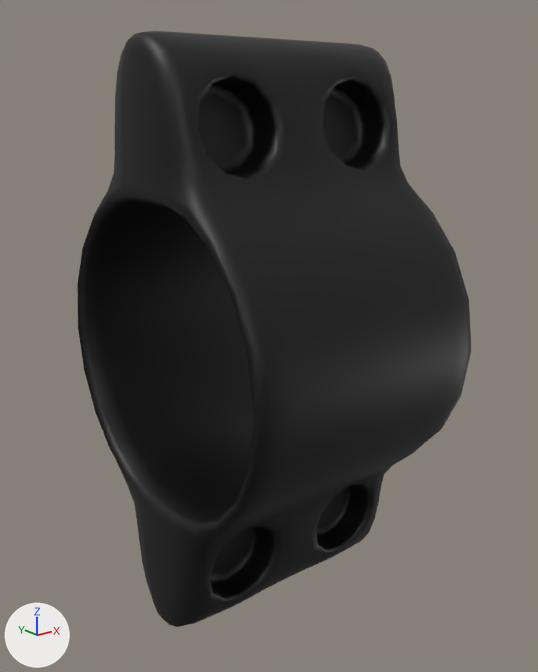
The Blender file week_3/day_2/MirrorClamp.blend, before and after one commit.
Camera for both pictures: a 50 mm lens placed at (-2.61, -3.31, 1.32), pointed at (0.02, -0.02, 0.01). Every picture has the same lights, and +X, +Y and +Z are marked at lower left.

Script lines for the objects in view, before the commit:
```python
me_cylinder = bpy.data.meshes.new('Cylinder')
me_cylinder.from_pydata(...)  # 1808 vertices, 1808 faces; spans x -0.78..0.78, y -0.94..0.94, z -1.65..1.65
me_cylinder.polygons.foreach_set('use_smooth', [True] * 1808)
me_cylinder.materials.append(mat_material_001)  # black #000000
ob_cylinder = bpy.data.objects.new('Cylinder', me_cylinder)
ob_cylinder.location = (0.0, 0.0, 0.0)
```
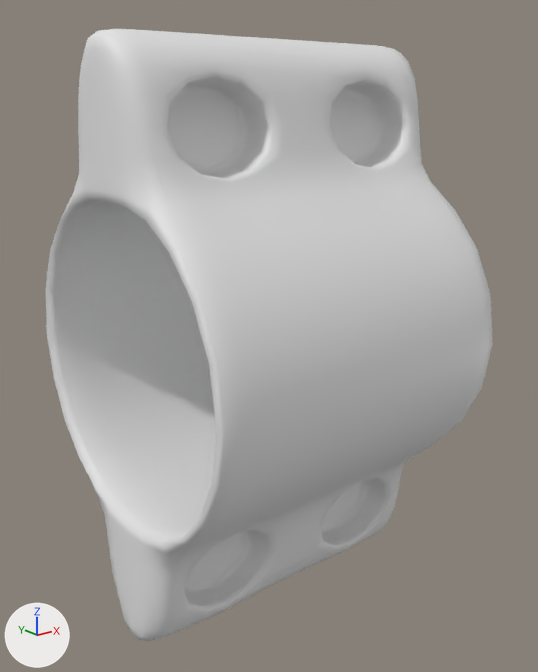
Where the change shows, as pixel boxes (x1, y1, x2, y2) in the pictures (538 x 672 px):
'Cylinder', recoloured, rescaled (black to grey, 14% wider): before (77, 31, 471, 627); after (45, 29, 493, 642)

What changed in the scene script:
```text
Change me_cylinder:
    where me_cylinder.from_pydata(...)  # 1808 vertices, 1808 faces; spans x -0.78..0.78, y -0.94..0.94, z -1.65..1.65
    remove me_cylinder.materials.append(mat_material_001)  # black #000000
Change ob_cylinder:
    ob_cylinder.scale: (1.0, 1.0, 1.0) -> (1.26, 1.0, 1.0)
```
